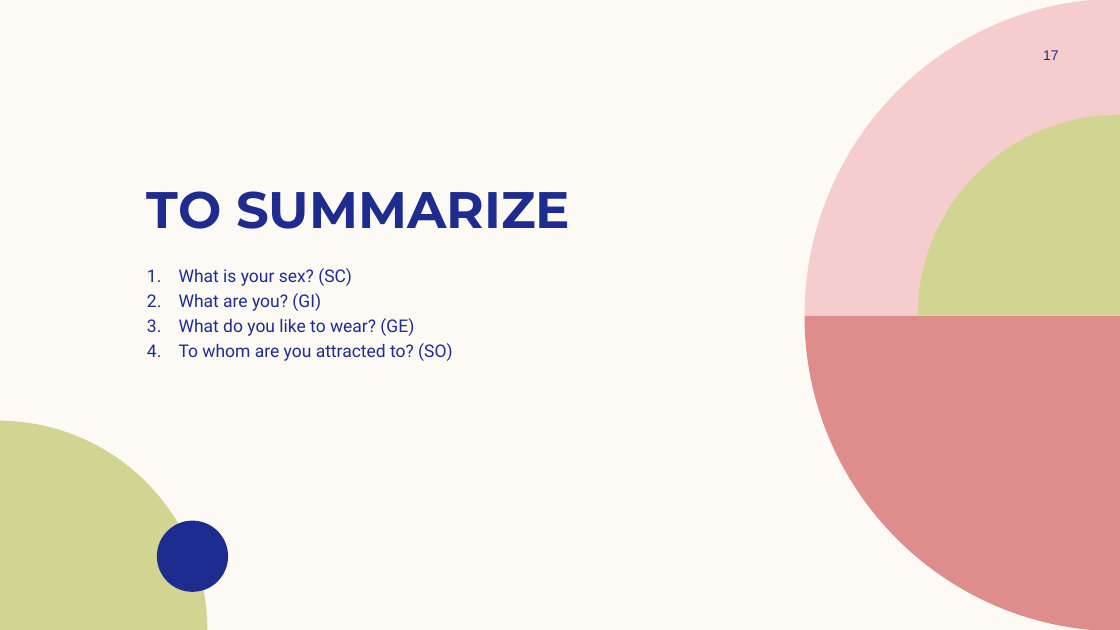
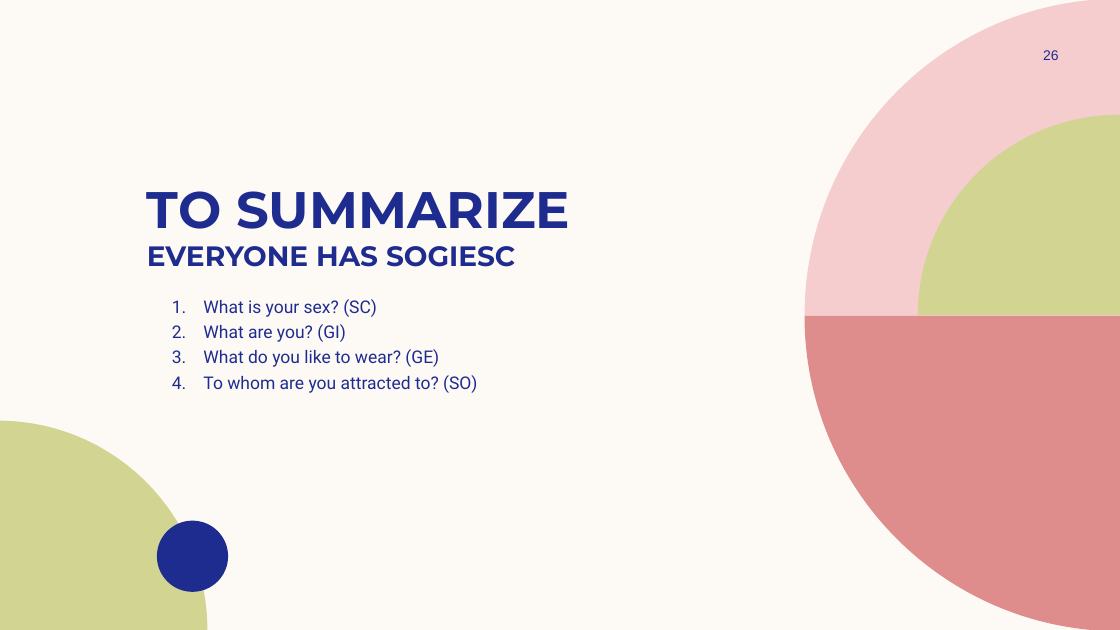
Before and after one commit to InterstellarMist/VIP-Workshop-2024, a slide deck: slide 26 of Gender Sensitivity Training/SOGIESC Workshop.pptx (slide 17 before the commit). Drawn at 1120x630 pixels with LibreOffice and Linux fonts; fonts in the diff are those of the drawing; background and template pictures are left out. Boxes give left, top, right and bottom in pixels: in the first picture for what was removed or moved away, otherwise in the second. Text is boxed around its words. In the diff, an @@ line names an element or a change of style, - is before the commit and + after.

```diff
--- a/Gender Sensitivity Training/SOGIESC Workshop.pptx
+++ b/Gender Sensitivity Training/SOGIESC Workshop.pptx
@@ page number at [1043, 50, 1059, 60]: text changed @@
-17
+26
@@ title at [147, 191, 570, 267]: text changed; size 44 to 24 pt @@
-TO SUMMARIZE
+TO SUMMARIZE
+EVERYONE HAS SOGIESC
@@ text "What is your sex? (SC)": place and size @@
-text "What is your sex? (SC)" at [179, 268, 452, 361]
+text "What is your sex? (SC)" at [203, 299, 477, 393]
```
Also in this commit, not shown: 13 other slides changed, 9 slides added.
